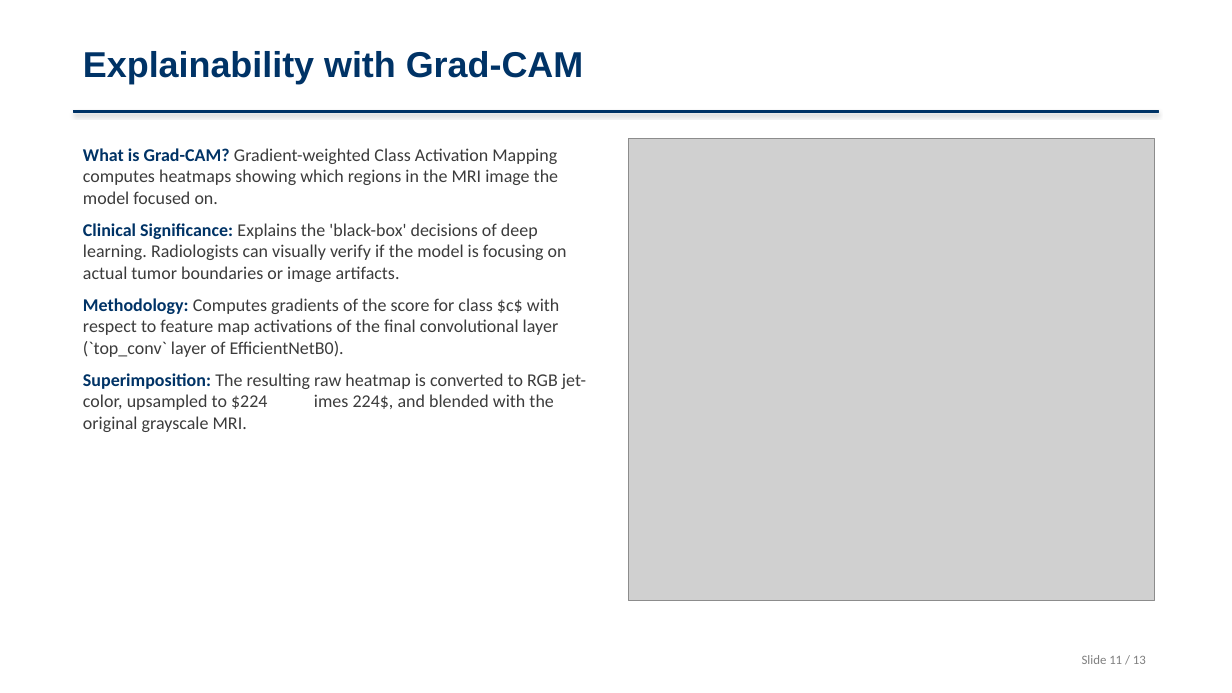
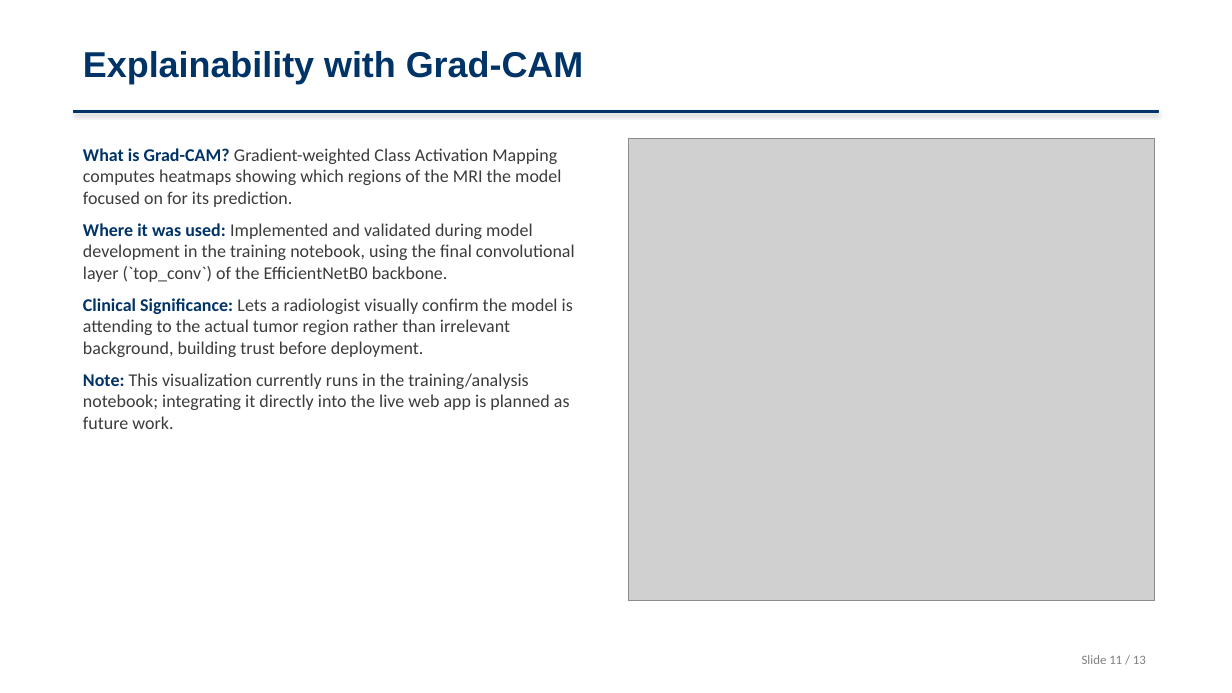
Before and after one commit to SruthiRagyari/brain-tumor-detection, a slide deck: slide 11 of Brain_Tumor_Detection_Presentation.pptx. Drawn at 1232x693 pixels with LibreOffice and Linux fonts; fonts in the diff are those of the drawing; grey boxes stand for pictures. Boxes give left, top, right and bottom in pixels: in the first picture for what was removed or moved away, otherwise in the second. Text is boxed around its words. In the diff, an @@ line names an element or a change of style, - is before the commit and + after.

Commit message:
docs: update PowerPoint presentation with notebook-based Grad-CAM and app info

```diff
--- a/Brain_Tumor_Detection_Presentation.pptx
+++ b/Brain_Tumor_Detection_Presentation.pptx
@@ text at bbox=[83, 148, 575, 429]: text changed @@
-What is Grad-CAM? Gradient-weighted Class Activation Mapping computes heatmaps showing which regions in the MRI image the model focused on.
-Clinical Significance: Explains the 'black-box' decisions of deep learning. Radiologists can visually verify if the model is focusing on actual tumor boundaries or image artifacts.
-Methodology: Computes gradients of the score for class $c$ with respect to feature map activations of the final convolutional layer (`top_conv` layer of EfficientNetB0).
-Superimposition: The resulting raw heatmap is converted to RGB jet-color, upsampled to $224 imes 224$, and blended with the original grayscale MRI.
+What is Grad-CAM? Gradient-weighted Class Activation Mapping computes heatmaps showing which regions of the MRI the model focused on for its prediction.
+Where it was used: Implemented and validated during model development in the training notebook, using the final convolutional layer (`top_conv`) of the EfficientNetB0 backbone.
+Clinical Significance: Lets a radiologist visually confirm the model is attending to the actual tumor region rather than irrelevant background, building trust before deployment.
+Note: This visualization currently runs in the training/analysis notebook; integrating it directly into the live web app is planned as future work.
```
Also in this commit, not shown: 4 other slides changed.
